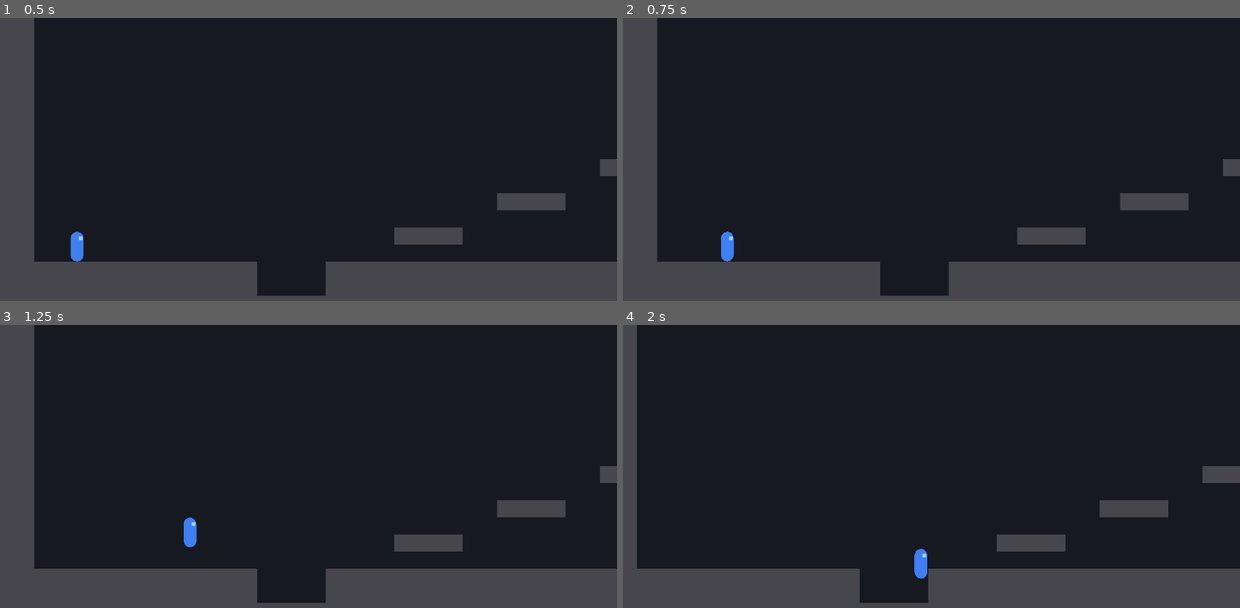
Above: before the commit, frames 1-4 (two rows, left to right).
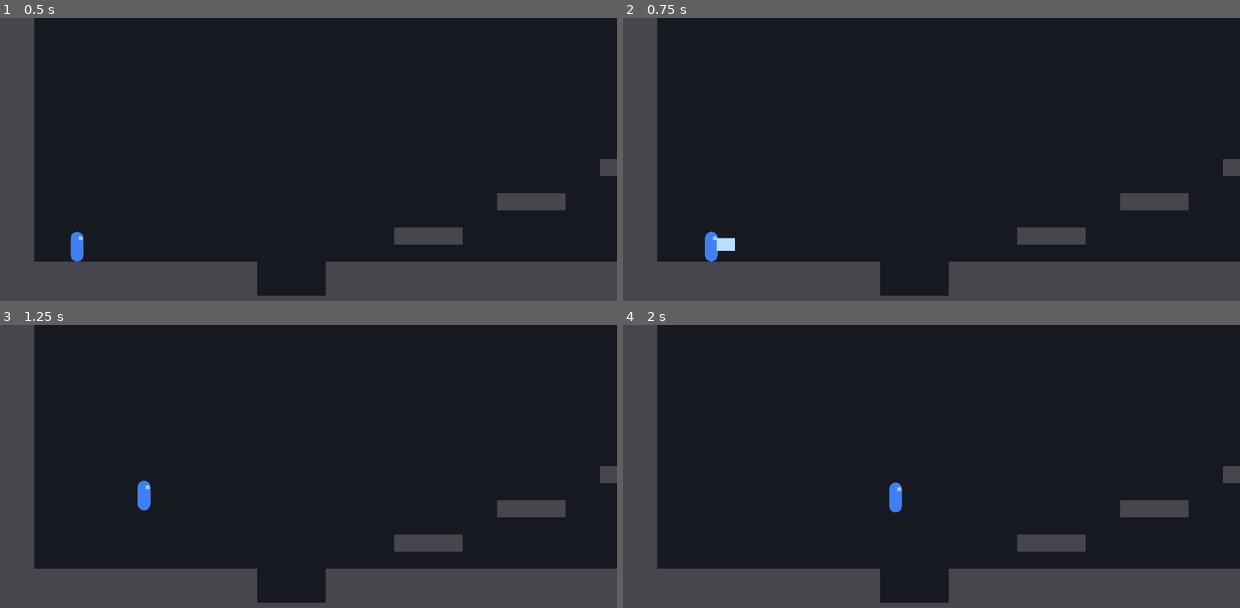
Above: after the commit, the same moments.

Repository: amin8448/rostam_haft_khan
Game: Godot game, scene res://scenes/world/main.tscn
Two runs of this game, one before a commit and one after it. Both use one fixed random seed, a clock stepped at 60 frames per second and the inputs below.
Inputs:
- Up to frame 1 (0.5 s): no input
- Up to frame 2 (0.75 s): tap Enter at 0.5 s; hold Right (move_right) from 0.53 s (still down); tap Z (attack) at 0.6 s
- Up to frame 3 (1.25 s): keep holding Right (move_right); tap Space (jump) at 0.77, 0.8, 1.07 s
- Up to frame 4 (2 s): keep holding Right (move_right); tap Space (jump) at 1.35, 1.52, 1.82 s; tap Z (attack) at 1.55 s

Frame 1 is identical in both runs. In frame 2, 0.4% of the frame differs, in the area x 13-19%, y 75-87%; in frame 3, 0.4%; in frame 4, 5.0%, in the area x 2-98%, y 0-99%.

Commit message:
Add Rostam's three-hit combo and air attack
Section 5. Extends the state machine with ATTACK, which movement input cannot
cancel; the moment a swing ends the normal movement path runs again on that
same tick, so it commits without feeling sticky.

Swing data is four parallel @export arrays, indices 0 to 2 for the ground combo
and 3 for the air attack, so every swing goes through one code path. The third
hit reads as heavier through a bigger box, nearly double the knockback and a
longer swing, not through more damage: section 5 asks for reach and force, and
one damage per swing is also what makes three hits kill a three health target.

The blade rectangle is visible for exactly the ticks the hitbox is open and is
drawn from the same size value the collision shape uses, so what is on screen is
the hitbox and the window can be tuned by eye.

Pressing attack mid-swing chains into the next hit when the current one ends
rather than being dropped for being early; after a swing there is a 0.4 s window
to continue before the combo drops back to the first hit. The air attack is
limited to one per airborne period and takes no forward step, to leave the jump
arc alone.

Measured: 5 tick wind-up, 5 tick active window, 12.00 px step, ATTACK held for
16 ticks. Jump is unchanged at 119.27 px and -640 px/s; _handle_jump has to stay
after _apply_gravity or the launch tick loses a tick of gravity and the jump
drops about 9 percent.

Co-Authored-By: Claude Opus 5 (1M context) <noreply@anthropic.com>

Diff:
--- a/scenes/player/rostam.tscn
+++ b/scenes/player/rostam.tscn
@@ -1,12 +1,18 @@
-[gd_scene load_steps=3 format=3]
+[gd_scene load_steps=5 format=3]
 
 [ext_resource type="Script" path="res://scripts/player/rostam.gd" id="1_rostam"]
+[ext_resource type="Script" path="res://scripts/combat/hitbox.gd" id="2_hitbox"]
 
 [sub_resource type="CapsuleShape2D" id="CapsuleShape2D_body"]
 radius = 12.0
 height = 56.0
 
+[sub_resource type="RectangleShape2D" id="RectangleShape2D_sword"]
+size = Vector2(34, 24)
+
 [node name="Rostam" type="CharacterBody2D"]
+collision_layer = 2
+collision_mask = 1
 script = ExtResource("1_rostam")
 
 [node name="Visuals" type="Node2D" parent="."]
@@ -19,5 +25,24 @@
 color = Color(0.62, 0.81, 1, 1)
 polygon = PackedVector2Array(3, -19, 10, -19, 10, -12, 3, -12)
 
+[node name="SwordHitbox" type="Area2D" parent="Visuals"]
+collision_layer = 8
+collision_mask = 16
+monitoring = false
+script = ExtResource("2_hitbox")
+knockback_speed = 180.0
+hit_pause = 0.05
+size = Vector2(34, 24)
+offset = Vector2(27, -4)
+body_path = NodePath("../..")
+
+[node name="CollisionShape2D" type="CollisionShape2D" parent="Visuals/SwordHitbox"]
+shape = SubResource("RectangleShape2D_sword")
+
+[node name="Blade" type="Polygon2D" parent="Visuals/SwordHitbox"]
+visible = false
+color = Color(0.72, 0.88, 1, 1)
+polygon = PackedVector2Array(10, -16, 44, -16, 44, 8, 10, 8)
+
 [node name="CollisionShape2D" type="CollisionShape2D" parent="."]
 shape = SubResource("CapsuleShape2D_body")
--- a/scripts/player/rostam.gd
+++ b/scripts/player/rostam.gd
@@ -1,7 +1,12 @@
 class_name Rostam
 extends CharacterBody2D
 
-enum State { IDLE, RUN, JUMP, FALL }
+enum State { IDLE, RUN, JUMP, FALL, ATTACK }
+
+## Indices 0 to 2 are the ground combo, index 3 is the air attack. One set of
+## arrays rather than two so every swing goes through the same code path.
+const GROUND_SWINGS: int = 3
+const AIR_SWING: int = 3
 
 @export_group("Run")
 @export var run_speed: float = 320.0
@@ -24,38 +29,108 @@
 ## Jump pressed this long before landing still fires on landing.
 @export var jump_buffer_time: float = 0.1
 
+@export_group("Attack")
+## Total length of each swing. The third is longer so it reads as heavier.
+@export var swing_duration: Array[float] = [0.25, 0.25, 0.35, 0.25]
+## Delay before the hitbox opens, so the swing has a wind-up to read.
+@export var swing_windup: Array[float] = [0.08, 0.08, 0.12, 0.08]
+## How long the hitbox stays open. The blade rectangle is visible for exactly
+## this window, so the timing can be tuned by eye.
+@export var swing_active: Array[float] = [0.08, 0.08, 0.10, 0.08]
+@export var swing_damage: Array[int] = [1, 1, 1, 1]
+## The third swing hits harder without hitting for more: section 5 asks for more
+## knockback and a bigger box, not more damage.
+@export var swing_knockback: Array[float] = [180.0, 180.0, 320.0, 180.0]
+@export var swing_size: Array[Vector2] = [
+	Vector2(34, 24), Vector2(34, 24), Vector2(46, 32), Vector2(34, 24),
+]
+## Forward step per swing, so attacking feels committed. The air attack gets
+## none of it, to leave the jump arc alone.
+@export var swing_step: Array[float] = [12.0, 12.0, 12.0, 0.0]
+@export var swing_step_speed: float = 120.0
+## Gap from Rostam's centre to the near edge of the blade.
+@export var sword_reach: float = 10.0
+@export var sword_height: float = -4.0
+## No further attack input within this long after a swing and the combo drops
+## back to the first hit.
+@export var combo_reset_time: float = 0.4
+
 var state: State = State.IDLE
 var facing: int = 1
 
 var _coyote_timer: float = 0.0
 var _jump_buffer_timer: float = 0.0
+var _hit_pause_timer: float = 0.0
+var _swing_index: int = 0
+var _swing_timer: float = 0.0
+var _combo_timer: float = 0.0
+var _step_remaining: float = 0.0
+var _attack_buffered: bool = false
+var _air_attack_used: bool = false
 
 @onready var _visuals: Node2D = $Visuals
+@onready var _sword: Hitbox = $Visuals/SwordHitbox
 
 
 func _physics_process(delta: float) -> void:
+	# Hit pause freezes this body only. The camera keeps running, which is the
+	# whole reason this is not Engine.time_scale.
+	if _hit_pause_timer > 0.0:
+		_hit_pause_timer -= delta
+		return
+
 	var input_x: float = Input.get_axis("move_left", "move_right")
 
 	_update_timers(delta)
-	_apply_horizontal(input_x, delta)
+
+	if state == State.ATTACK:
+		_update_swing(delta)
+	else:
+		_try_start_attack()
+
+	if state == State.ATTACK:
+		_apply_attack_motion(delta)
+	else:
+		_apply_horizontal(input_x, delta)
+
 	_apply_gravity(delta)
-	_handle_jump()
+
+	# Jump after gravity, so the launch tick is exactly -jump_velocity rather
+	# than one tick of gravity short of it.
+	if state != State.ATTACK:
+		_handle_jump()
 
 	move_and_slide()
 
-	_update_facing(input_x)
+	if state != State.ATTACK:
+		_update_facing(input_x)
 	_update_state(input_x)
 
 
-## Anything that reads facing (the camera's look-ahead, attacks later) goes
-## through this rather than reaching into the node.
+## Anything that reads facing (the camera's look-ahead, the sword) goes through
+## this rather than reaching into the node.
 func get_facing() -> int:
 	return facing
+
+
+## Freezes this body for a moment on a landed hit. Called by Hitbox on both
+## parties, so attacker and target stop together.
+func apply_hit_pause(duration: float) -> void:
+	_hit_pause_timer = maxf(_hit_pause_timer, duration)
+
+
+func is_attacking() -> bool:
+	return state == State.ATTACK
+
+
+func get_swing_index() -> int:
+	return _swing_index
 
 
 func _update_timers(delta: float) -> void:
 	if is_on_floor():
 		_coyote_timer = coyote_time
+		_air_attack_used = false
 	else:
 		_coyote_timer = maxf(_coyote_timer - delta, 0.0)
 
@@ -63,6 +138,80 @@
 		_jump_buffer_timer = jump_buffer_time
 	else:
 		_jump_buffer_timer = maxf(_jump_buffer_timer - delta, 0.0)
+
+	_combo_timer = maxf(_combo_timer - delta, 0.0)
+
+
+func _try_start_attack(from_buffer: bool = false) -> void:
+	if not from_buffer and not Input.is_action_just_pressed("attack"):
+		return
+
+	if is_on_floor():
+		var next: int = 0
+		if _combo_timer > 0.0 and _swing_index < GROUND_SWINGS - 1:
+			next = _swing_index + 1
+		_start_swing(next)
+	elif not _air_attack_used:
+		_air_attack_used = true
+		_start_swing(AIR_SWING)
+
+
+func _start_swing(index: int) -> void:
+	_swing_index = index
+	_swing_timer = 0.0
+	_attack_buffered = false
+	_step_remaining = _swing_f(swing_step, index)
+	state = State.ATTACK
+
+	_sword.damage = _swing_i(swing_damage, index)
+	_sword.knockback_speed = _swing_f(swing_knockback, index)
+	var box: Vector2 = _swing_v2(swing_size, index)
+	_sword.size = box
+	_sword.offset = Vector2(sword_reach + box.x * 0.5, sword_height)
+	_sword.deactivate()
+
+
+func _update_swing(delta: float) -> void:
+	_swing_timer += delta
+
+	var windup: float = _swing_f(swing_windup, _swing_index)
+	var open: bool = _swing_timer >= windup \
+			and _swing_timer < windup + _swing_f(swing_active, _swing_index)
+	if open != _sword.is_active():
+		if open:
+			_sword.activate()
+		else:
+			_sword.deactivate()
+
+	# Pressing attack mid-swing chains into the next one the moment this ends,
+	# rather than being dropped for being early.
+	if Input.is_action_just_pressed("attack"):
+		_attack_buffered = true
+
+	if _swing_timer >= _swing_f(swing_duration, _swing_index):
+		_end_swing()
+
+
+func _end_swing() -> void:
+	_sword.deactivate()
+	_combo_timer = combo_reset_time
+	state = State.FALL if not is_on_floor() else State.IDLE
+
+	if _attack_buffered:
+		_attack_buffered = false
+		_try_start_attack(true)
+
+
+func _apply_attack_motion(delta: float) -> void:
+	if not is_on_floor():
+		# Keep the existing arc: an air swing should not stall a jump.
+		return
+	if _step_remaining > 0.0 and delta > 0.0:
+		var move: float = minf(swing_step_speed * delta, _step_remaining)
+		_step_remaining -= move
+		velocity.x = float(facing) * move / delta
+	else:
+		velocity.x = 0.0
 
 
 func _apply_horizontal(input_x: float, delta: float) -> void:
@@ -100,6 +249,8 @@
 
 func _update_state(input_x: float) -> void:
 	match state:
+		State.ATTACK:
+			pass
 		State.IDLE, State.RUN:
 			if is_on_floor():
 				state = _grounded_state(input_x)
@@ -119,3 +270,15 @@
 
 func _grounded_state(input_x: float) -> State:
 	return State.RUN if not is_zero_approx(input_x) else State.IDLE
+
+
+func _swing_f(values: Array[float], index: int) -> float:
+	return 0.0 if values.is_empty() else values[clampi(index, 0, values.size() - 1)]
+
+
+func _swing_i(values: Array[int], index: int) -> int:
+	return 0 if values.is_empty() else values[clampi(index, 0, values.size() - 1)]
+
+
+func _swing_v2(values: Array[Vector2], index: int) -> Vector2:
+	return Vector2.ZERO if values.is_empty() else values[clampi(index, 0, values.size() - 1)]
